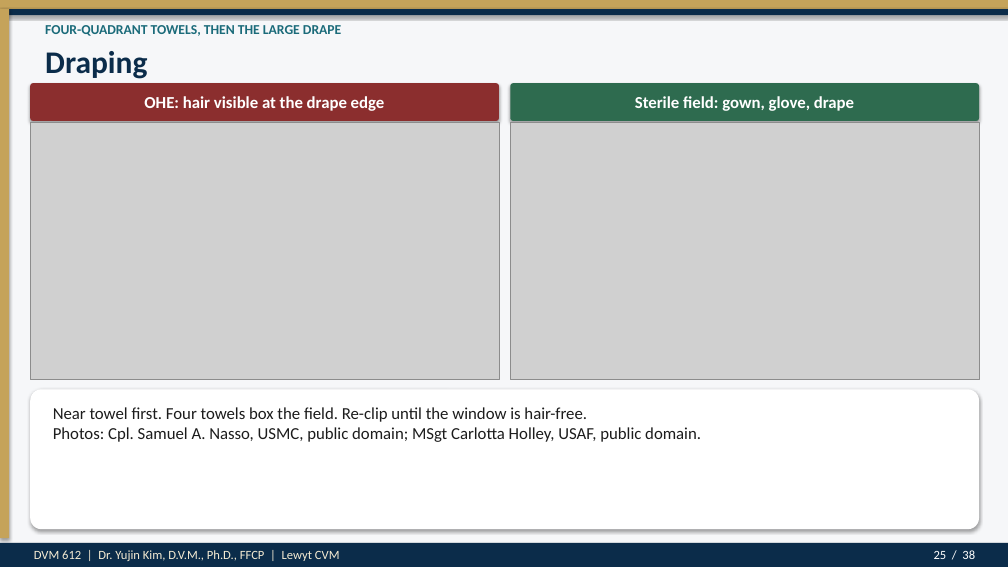
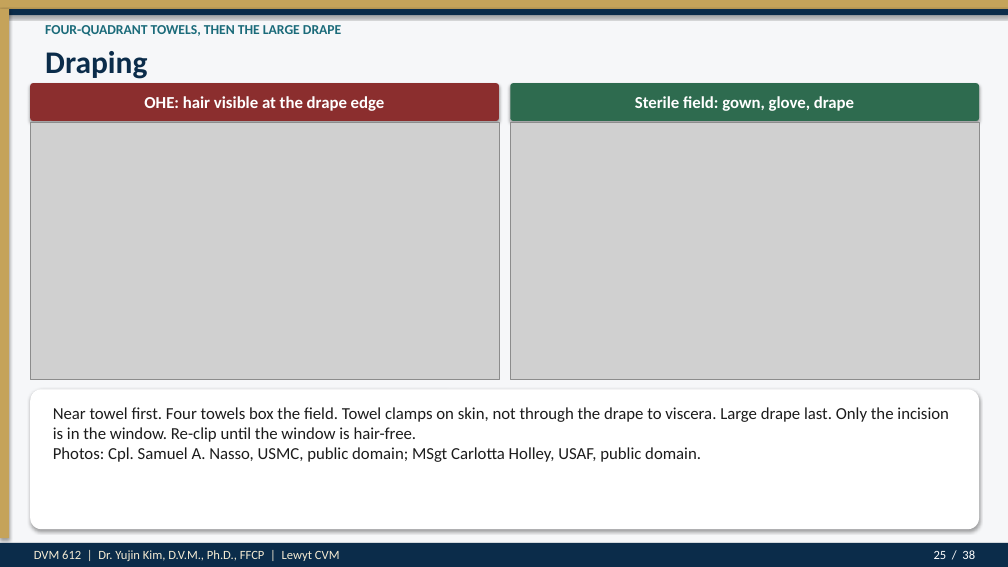
Before and after one commit to drkimvet/happycare, a slide deck: slide 25 of lectures/DVM-612_Week4_Preop_PatientPrep_Postop.pptx. Drawn at 1008x567 pixels with LibreOffice and Linux fonts; fonts in the diff are those of the drawing; grey boxes stand for pictures. Boxes give left, top, right and bottom in pixels: in the first picture for what was removed or moved away, otherwise in the second. Text is boxed around its words. In the diff, an @@ line names an element or a change of style, - is before the commit and + after.

```diff
--- a/lectures/DVM-612_Week4_Preop_PatientPrep_Postop.pptx
+++ b/lectures/DVM-612_Week4_Preop_PatientPrep_Postop.pptx
@@ text at bbox=[53, 407, 949, 462]: text changed @@
-Near towel first. Four towels box the field. Re-clip until the window is hair-free.
-Photos: Cpl. Samuel A. Nasso, USMC, public domain; MSgt Carlotta Holley, USAF, public domain.
+Near towel first. Four towels box the field. Towel clamps on skin, not through the drape to viscera. Large drape last. Only the incision is in the window. Re-clip until the window is hair-free.
+Photos: Cpl. Samuel A. Nasso, USMC, public domain; MSgt Carlotta Holley, USAF, public domain.
```
Also in this commit, not shown: 10 other slides changed, 1 slide added, 1 slide removed, 2 other files.
